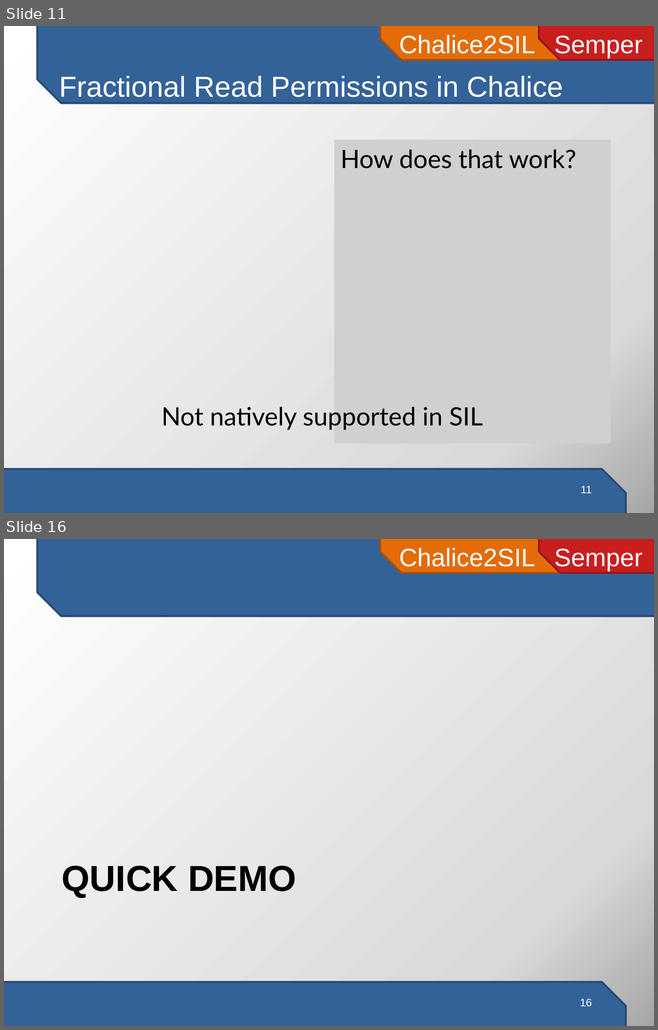
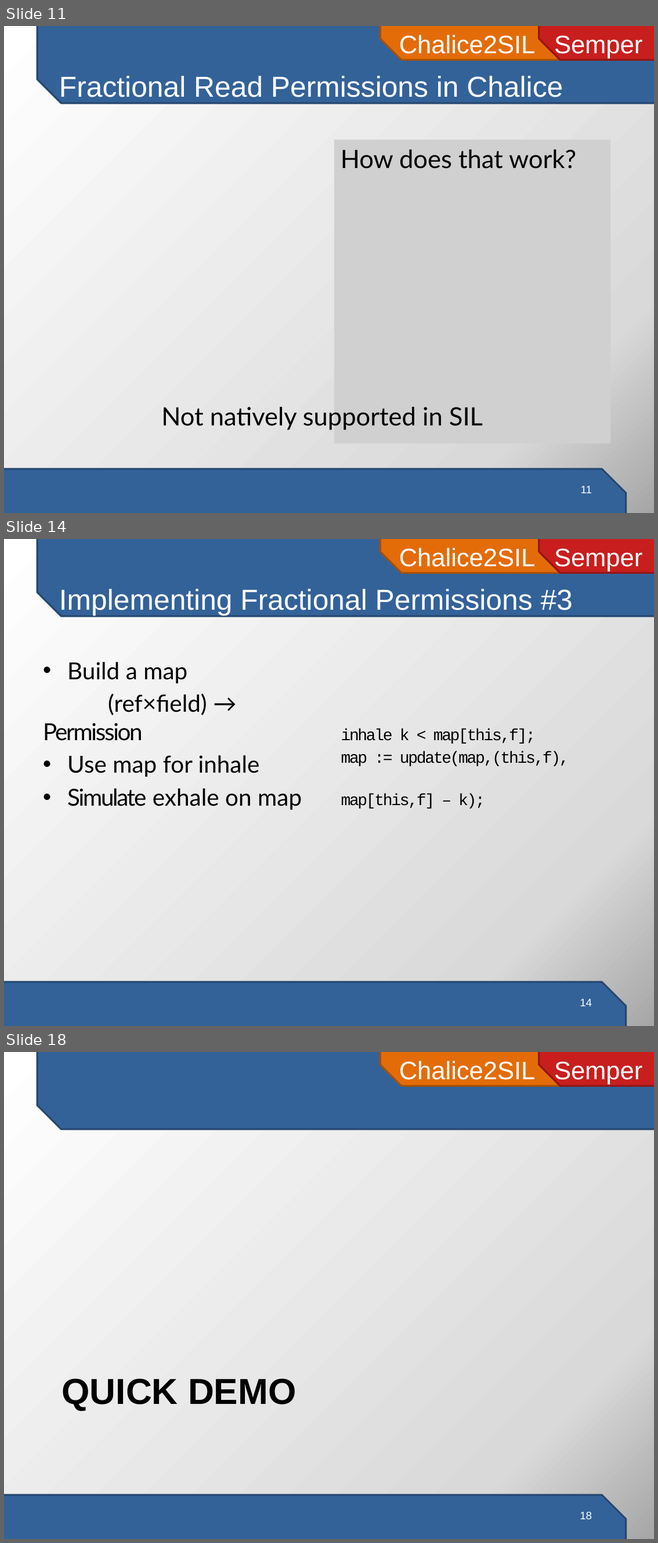
Before and after one commit to viperproject/chalice2silver, a slide deck: chalice2sil/doc/presentation/chalice2sil-presentation.pptx. Shown one above the other, each under a label of ours: slides 11 and 16 before the commit, slides 11, 14 and 18 after it; the slides between them are not shown. The pictures are 658x1030 and 658x1543 pixels, drawn with LibreOffice and Linux fonts; fonts in the diff are those of the drawing; grey boxes stand for pictures. Boxes give left, top, right and bottom in pixels: in the first picture for what was removed or moved away, otherwise in the second. Text is boxed around its words. In the diff, an @@ line names an element or a change of style, - is before the commit and + after.

```diff
--- a/chalice2sil/doc/presentation/chalice2sil-presentation.pptx
+++ b/chalice2sil/doc/presentation/chalice2sil-presentation.pptx
@@ slide 14 added at [4,539,654,1026], background gradient #FFFFFF to #D9D9D9 to #A6A6A6; not listed: 4 template elements that a slide beside it also shows @@
@@ title added at [59,589,572,616], 32 pt, text #FFFFFF @@
+Implementing Fractional Permissions #3
@@ text added at [43,662,302,810], 26 pt, text #000000 @@
+• Build a map
+(ref×field) → Permission
+• Use map for inhale
+• Simulate exhale on map
@@ text added at [341,729,569,809], 18 pt, text #000000 @@
+inhale k < map[this,f];
+map := update(map,(this,f),
+map[this,f] – k);
@@ page number added at [579,999,592,1006], 12 pt, text #FFFFFF @@
+14
@@ what was slide 16 is now slide 18 @@
```
Also in this commit, not shown: 1 slide changed, 6 other slides added, 4 slides removed, 5 other files.
